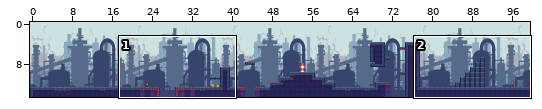
One commit to this Tiled map: GameDevelopment/citm_desvj_project_template-L08/Output/Assets/Maps/nivel1.tmx. Above: a wide view before the commit, with the close-up outlined.
Close-up. The starting point:
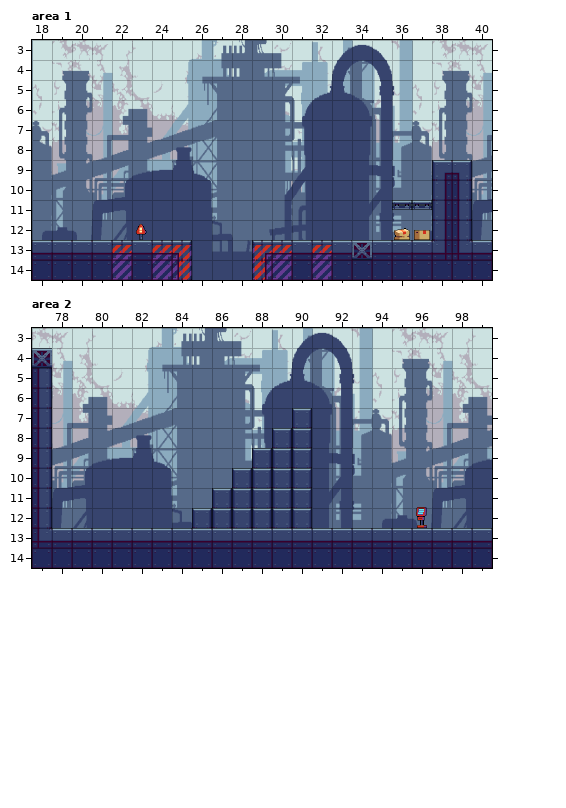
Cells are 32x32 px. Shown: area 1 x 18..40, y 3..14; area 2 x 77..99, y 3..14. The commit also changed other parts of the map, which this record leaves out.
After the commit:
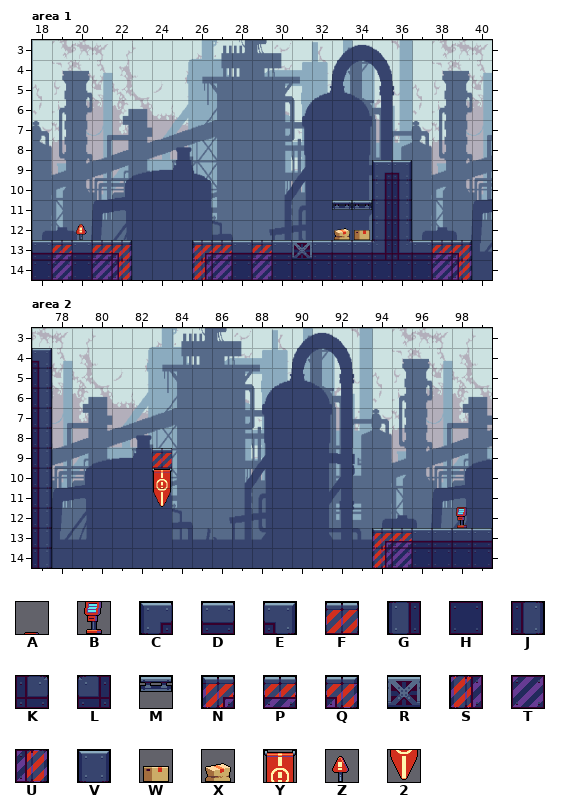
Key: from "Animated_objectsT": A 44, B 56; from "IndustrialTile": C 3, D 4, E 5, F 8, G 12, H 13, J 14, K 15, L 16, M 26, N 30, P 31, Q 32, R 35, S 39, T 40, U 41, V 63; from "Objects": W 9, X 12, Y 13, Z 17, 2 20.
_ is an empty cell.
Changes in this commit:
Layer "Plataforma", area 1:
y 9: x 35..36 __ -> CE; x 38..39 CE -> __
y 10: x 35..36 __ -> GJ; x 38..39 GJ -> __
y 11: x 33..39 ___MMGJ -> MMGJ___
y 12: x 20 _ -> Z; x 23 Z -> _; x 33..39 ___XWGJ -> XWGJ___
y 13: x 19 D -> P; x 21..32 DPDPQ___NPDP -> PQ___NPDPDRD; x 34..36 RDD -> DLK; x 38..40 LKD -> PQ_
y 14: x 19 H -> T; x 21..30 HTHTU___ST -> TU___STHTH; x 32 T -> H; x 38..40 HHH -> TU_
Layer "Plataforma", area 2:
y 4: x 77 R -> E
y 7: x 90 V -> _
y 8: x 89..90 VV -> __
y 9: x 83 _ -> F; x 88..90 VVV -> ___
y 10: x 83 _ -> Y; x 87..90 VVVV -> ____
y 11: x 83 _ -> 2; x 86..90 VVVVV -> _____; x 96 A -> _; x 98 _ -> A
y 12: x 85..90 VVVVVV -> ______; x 96 B -> _; x 98 _ -> B
y 13: x 77..95 KDDDDDDDDDDDDDDDDDD -> J________________NP
y 14: x 77..95 HHHHHHHHHHHHHHHHHHH -> J________________ST
